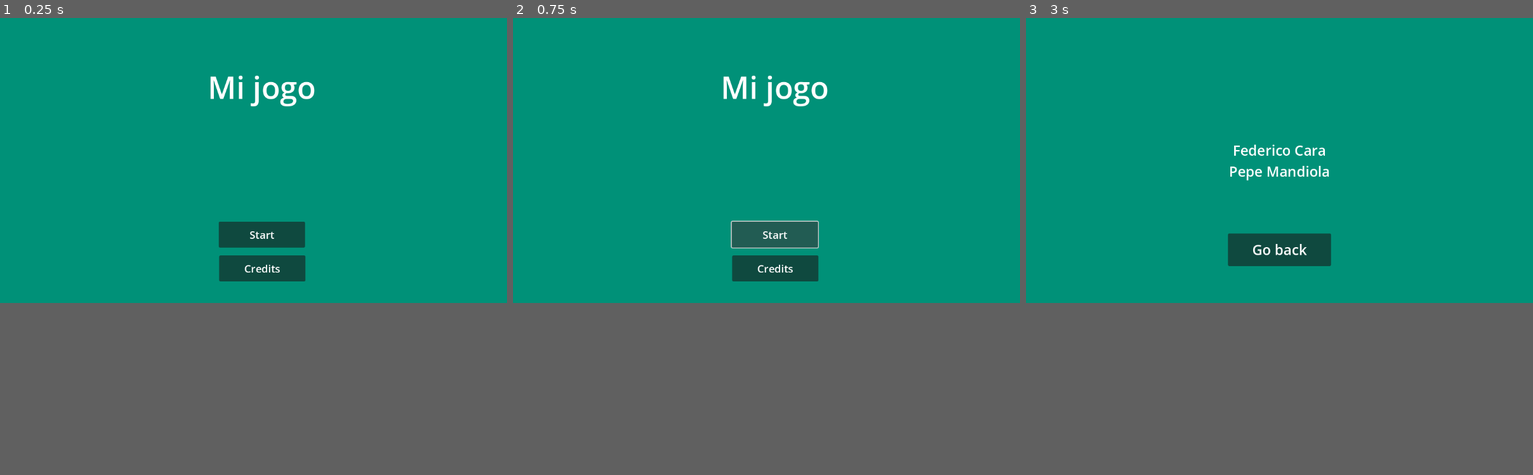
Above: before the commit, frames 1-3 (left to right).
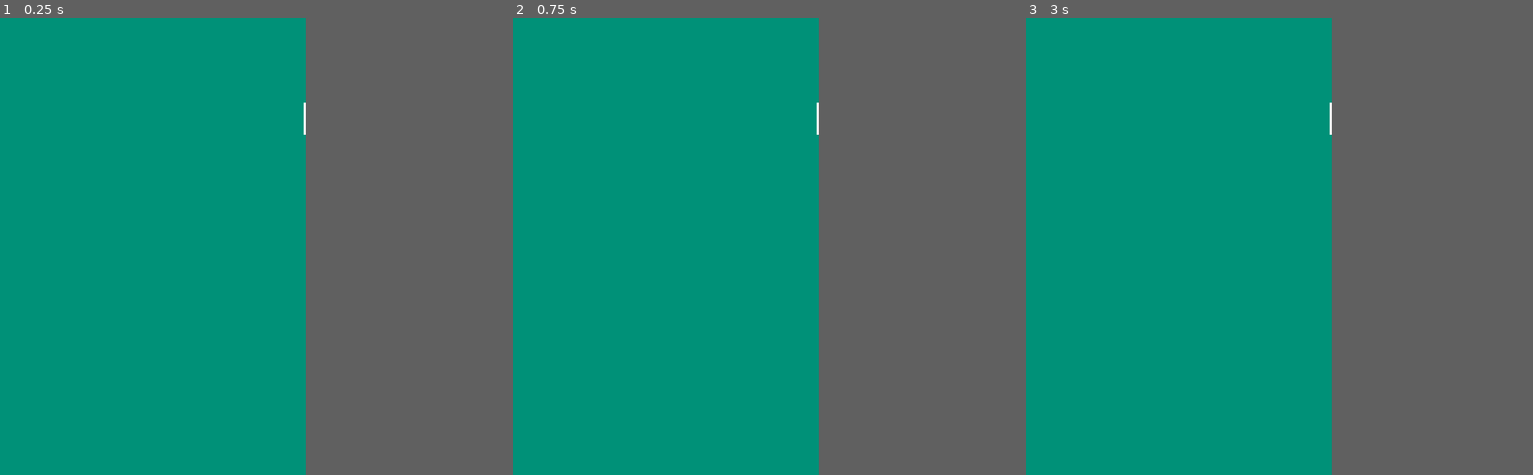
Above: after the commit, the same moments.

Repository: FedericoCara/godot-practice
Game: Godot game, scene res://home_menu/home_menu.tscn
The game is run twice, just before and just after one commit, with the same random seed, the same clock (stepped at 60 frames per second) and the same inputs.
Inputs (mouse positions are in pixels of both pictures, inside the frame that each line leads up to):
- Up to frame 1 (0.25 s): no input
- Up to frame 2 (0.75 s): click (776, 232) at 0.5 s, where only the run before the commit has a clickable "Start"
- Up to frame 3 (3 s): click (1289, 232) at 1.25 s, where only the run before the commit has a clickable "Start"; click (1289, 232) at 2 s, where only the run before the commit has a clickable "Start"; click (1289, 269) at 2.75 s, where only the run before the commit has a clickable "Credits"
In our replay, the window is 799x449 before the commit and 482x720 after it. These sizes can differ from the game's own. Grey fills any space a smaller window leaves; there, only what the larger window draws over its background counts as a difference.

The runs differ from the first frame. In frame 1, 2.4% of the frame differs, in the area x 41-63%, y 12-58%; in frame 2, 2.5%; in frame 3, 1.9%.

Commit message:
Imported heartslayer assets. Started working on gamee

Diff:
--- /dev/null
+++ b/game/game.tscn
@@ -0,0 +1,27 @@
+[gd_scene load_steps=3 format=3 uid="uid://co4jf04cananr"]
+
+[ext_resource type="Texture2D" uid="uid://dyvnrhwvau25l" path="res://assets/background.png" id="1_l1rk1"]
+
+[sub_resource type="RectangleShape2D" id="RectangleShape2D_vasa2"]
+size = Vector2(1194, 20)
+
+[node name="Game" type="Node"]
+
+[node name="StaticBody2D" type="StaticBody2D" parent="."]
+
+[node name="CollisionShape2D" type="CollisionShape2D" parent="StaticBody2D"]
+position = Vector2(577, 645)
+shape = SubResource("RectangleShape2D_vasa2")
+
+[node name="Sprite2D" type="Sprite2D" parent="."]
+texture = ExtResource("1_l1rk1")
+centered = false
+
+[node name="Control" type="Control" parent="."]
+visible = false
+layout_mode = 3
+anchors_preset = 15
+anchor_right = 1.0
+anchor_bottom = 1.0
+grow_horizontal = 2
+grow_vertical = 2
--- a/home_menu/home_menu.gd
+++ b/home_menu/home_menu.gd
@@ -1,6 +1,11 @@
 extends Control
 
 const CREDITS := "res://credits/credits.tscn"
+const GAME := "res://game/game.tscn"
 
 func _on_credits_button_pressed() -> void:
 	get_tree().change_scene_to_file(CREDITS)
+
+
+func _on_start_button_pressed() -> void:
+	get_tree().change_scene_to_file(GAME)
--- a/home_menu/home_menu.tscn
+++ b/home_menu/home_menu.tscn
@@ -81,4 +81,5 @@
 horizontal_alignment = 1
 vertical_alignment = 1
 
+[connection signal="pressed" from="StartButton" to="." method="_on_start_button_pressed"]
 [connection signal="pressed" from="CreditsButton" to="." method="_on_credits_button_pressed"]
--- a/project.godot
+++ b/project.godot
@@ -14,3 +14,8 @@
 run/main_scene="uid://cr387n6yark08"
 config/features=PackedStringArray("4.5", "Forward Plus")
 config/icon="res://icon.svg"
+
+[display]
+
+window/size/viewport_width=482
+window/size/viewport_height=720
Binary file added: assets/background.png
Binary file added: assets/blanco_corre.png
Binary file added: assets/boton_inicio.png
Binary file added: assets/corazon.png
Binary file added: assets/cuadernocropped3.png
Binary file added: assets/face_box_tiled.png
Binary file added: assets/face_circle_tiled.png
Binary file added: assets/fondo_inicio.png
Binary file added: assets/jugador_corre.png
Binary file added: assets/jugador_golpea.png
Binary file added: assets/jugador_golpeado.png
Binary file added: assets/jugador_patea.png
(and 18 more such lines)
